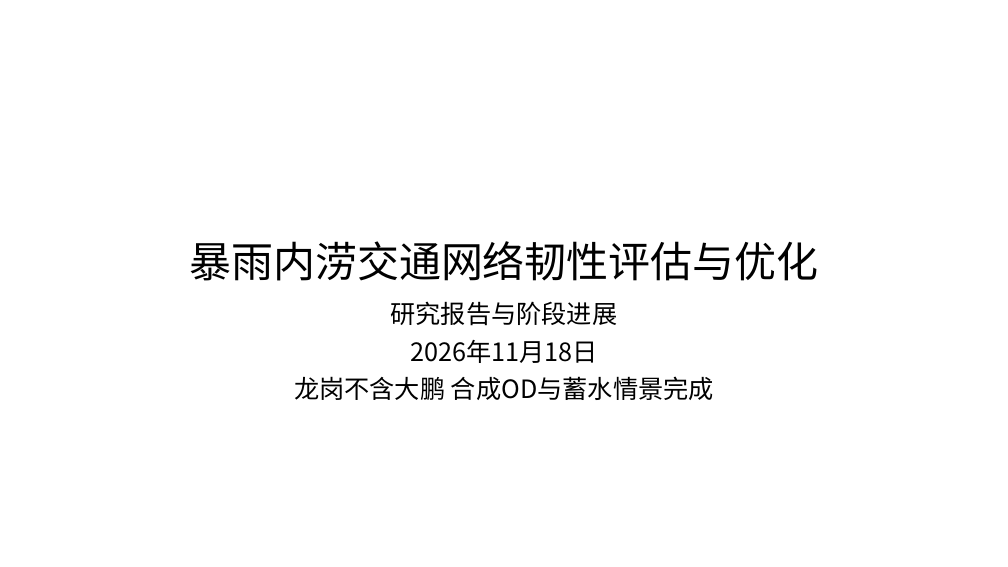
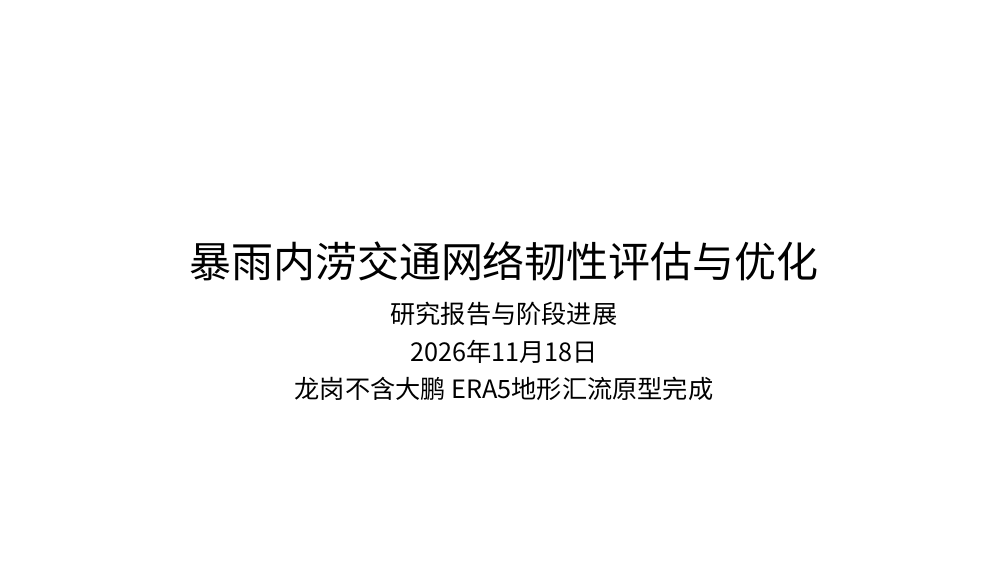
Before and after one commit to zhzhzh666/jiaotong, a slide deck: slide 1 of docs/deliverables/开题与阶段进展汇报.pptx. Drawn at 1008x567 pixels with LibreOffice and Linux fonts; fonts in the diff are those of the drawing. Boxes give left, top, right and bottom in pixels: in the first picture for what was removed or moved away, otherwise in the second. Text is boxed around its words. In the diff, an @@ line names an element or a change of style, - is before the commit and + after.

```diff
--- a/docs/deliverables/开题与阶段进展汇报.pptx
+++ b/docs/deliverables/开题与阶段进展汇报.pptx
@@ subtitle at box(295, 376, 714, 400): text changed @@
-龙岗不含大鹏 合成OD与蓄水情景完成
+龙岗不含大鹏 ERA5地形汇流原型完成
```
Also in this commit, not shown: 8 other slides changed, 4 slides added, 16 other files.
